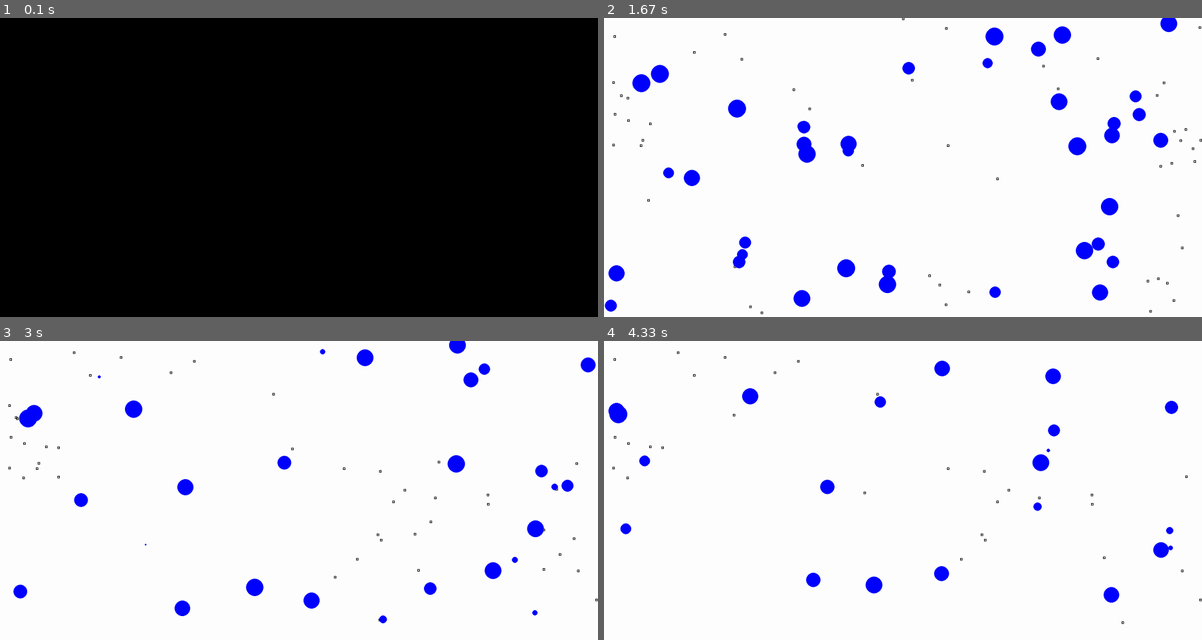
Above: before the commit, frames 1-4 (two rows, left to right).
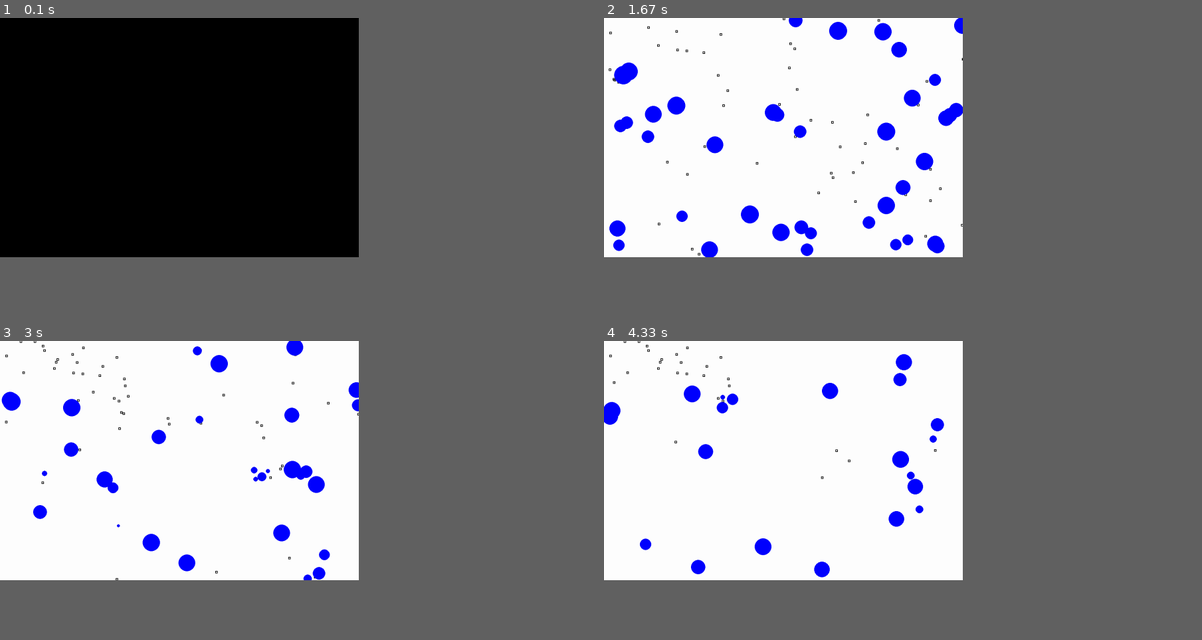
Above: after the commit, the same moments.

Repository: logularjason/gol
Game: pygame game, started from gol.py
Two runs of this game, one before a commit and one after it. Both use one fixed random seed, a clock stepped at 60 frames per second and the inputs below.
Inputs:
- Up to frame 1 (0.1 s): no input
- Up to frame 2 (1.67 s): no input
- Up to frame 3 (3 s): no input
- Up to frame 4 (4.33 s): no input
In our replay, the window is 900x450 before the commit and 540x360 after it. These sizes can differ from the game's own. Grey fills any space a smaller window leaves; there, only what the larger window draws over its background counts as a difference.

The runs differ from the first frame. In frame 1, only the window size differs. In frame 2, 8.0% of the frame differs, in the area x 0-100%, y 0-100%; in frame 3, 5.0%; in frame 4, 3.6%.

Commit message:
this is as far as I got i think it has a bug

Diff:
--- a/creature.py
+++ b/creature.py
@@ -1,6 +1,7 @@
 import random
 import math
 import pygame as pg
+startEnergy=1000
 
 # A class to model the traits of a creature
 class DNA:
@@ -115,3 +116,15 @@
             didMove = creature.move(foodlist)
             if didMove is False:
                 self.creatures.remove(creature)
+
+
+    def replicate(threshold, energy):
+        for creature in CreatureList:
+            if (energy >= threshold):
+                creature.energy = startEnergy
+                CreatureList.append(creature)
+
+
+
+        # loop over all creatures, if theyre energy is above threshold, then create new creature and put it in the list
+        # i will need to figure out how to create a new creature with the right energy and DNA and fix parent energy
--- a/gol.py
+++ b/gol.py
@@ -4,13 +4,16 @@
 from food import *
 from creature import *
 
-SCREEN_WIDTH=2000
-SCREEN_HEIGHT=1000
+SCREEN_WIDTH=1200
+SCREEN_HEIGHT=800
 CREATURE_COUNT=40
 FRAMES_PER_SECOND=10 # how fast to run the main loop
 CREATURE_STARTING_ENERGY=1000
 FOOD_ENERGY=25
 FOOD_CREATURE_FACTOR=1.5 # number of food = number of creatures * FOOD_CREATURE_FACTOR
+REPLICATION_HEALTH_THRESHOLD = CREATURE_STARTING_ENERGY * 2
+startEnergy=1000
+
 
 # ==========================================
 # This function runs the script
@@ -55,7 +58,8 @@
 
         # Laura TBD: add a replicate method to CreatureList and uncomment the line below to call it
         # The logic should create another creature with new DNA that is the same as the parent
-        # creatureList.replicate()
+        # creatureList.replicate(CREATURE_REPLICATION_THRESHOLD)
+
 
         # Tell pygame to swap its double-buffer (this paints the new frame)
         pg.display.flip()
